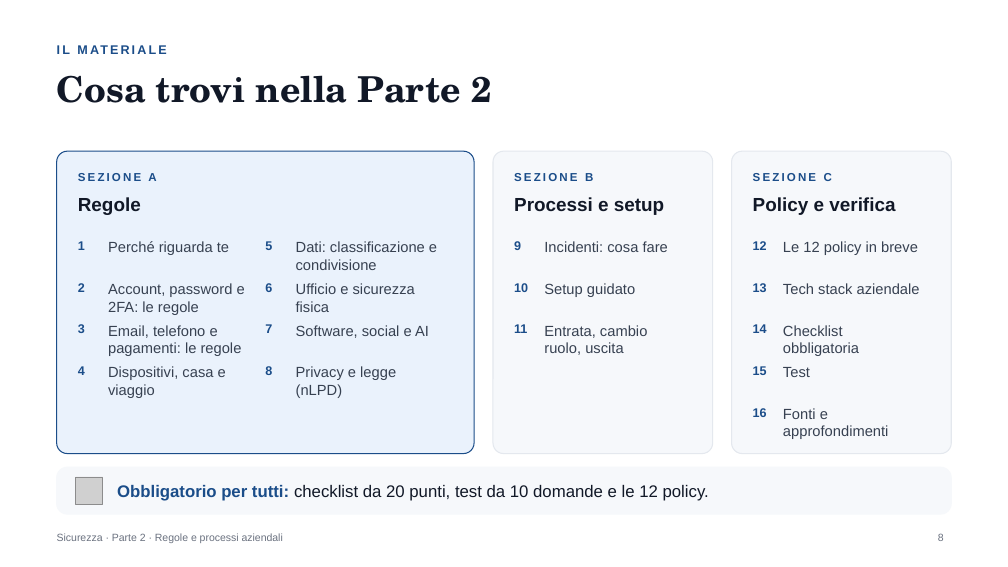
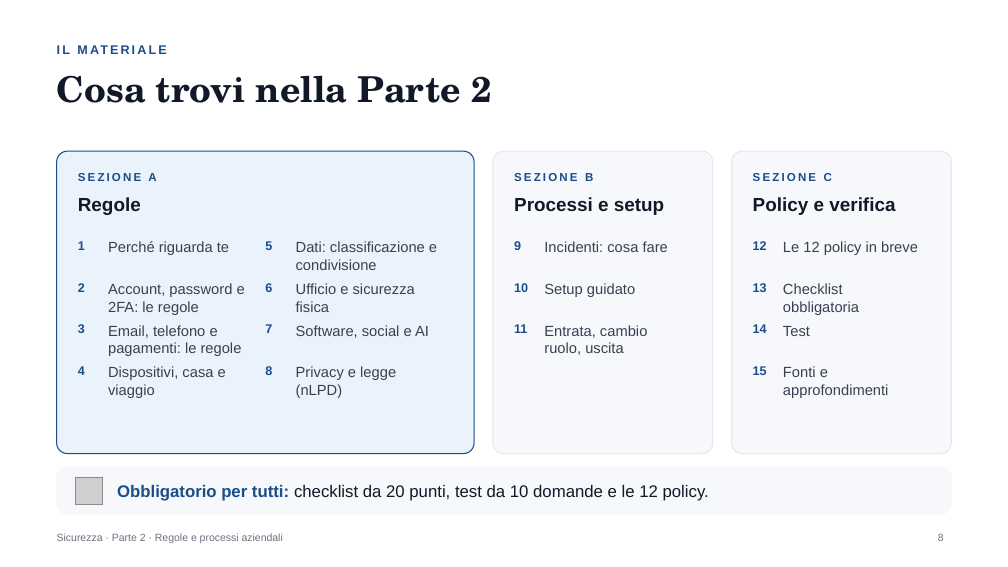
Before and after one commit to Mr-Hodler/IT-Security-AI-CrossCompany, a slide deck: slide 8 of Sicurezza Parte 2, Presentazione.pptx. Drawn at 1008x567 pixels with LibreOffice and Linux fonts; fonts in the diff are those of the drawing; grey boxes stand for pictures. Boxes give left, top, right and bottom in pixels: in the first picture for what was removed or moved away, otherwise in the second. Text is boxed around its words. In the diff, an @@ line names an element or a change of style, - is before the commit and + after.

Commit message:
v1.6/1.8: tech stack rimosso da Parte 2, stack Parte 1 ridotto con Telegram, schede AI una alla volta, presentazione di apertura

```diff
--- a/Sicurezza Parte 2, Presentazione.pptx
+++ b/Sicurezza Parte 2, Presentazione.pptx
@@ text removed at (783, 283, 920, 294) @@
-Tech stack aziendale
@@ 3 texts: place and size @@
-3 texts at (783, 325, 889, 439)
+3 texts at (783, 283, 889, 398)
@@ text removed at (753, 408, 767, 417) @@
-16
```
Also in this commit, not shown: 7 other files.
